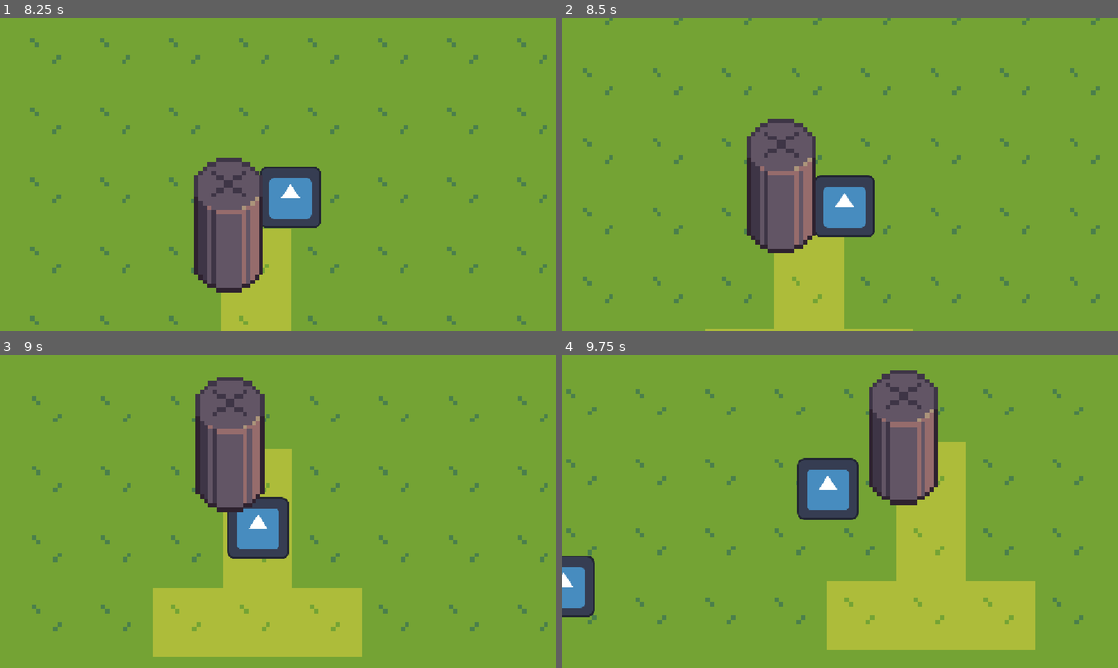
Above: before the commit, frames 1-4 (two rows, left to right).
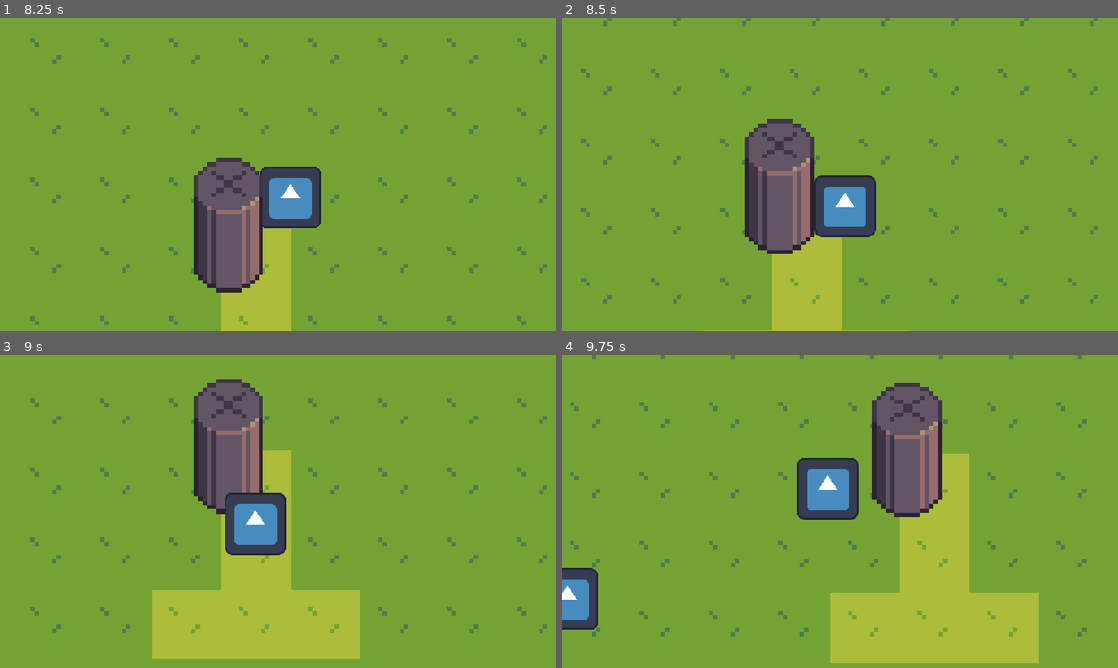
Above: after the commit, the same moments.

Repository: whyfren/HavenJakartaPrepare
Game: Godot game, scene res://main.tscn
Two runs of this game, one before a commit and one after it. Both use one fixed random seed, a clock stepped at 60 frames per second and the inputs below. The engine's default icon, where the game draws it, is replaced by a stand-in: a white triangle on a blue panel in a dark square.
Inputs:
- Up to frame 1 (8.25 s): tap Enter at 0.5 s; hold W (up) 0.53-2.03 s; hold A (left) 2.03-3.53 s; hold S (down) 3.53-4.28 s; hold D (right) 4.28-5.03 s; hold W (up) 5.03-5.78 s; hold D (right) 5.78-8.03 s; hold S (down) from 8.03 s (still down)
- Up to frame 2 (8.5 s): keep holding S (down)
- Up to frame 3 (9 s): release S (down) at 8.78 s; hold A (left) from 8.78 s (still down)
- Up to frame 4 (9.75 s): release A (left) at 9.53 s; hold W (up) from 9.53 s (still down)

Frame 1 is identical in both runs. In frame 2, 2.9% of the frame differs, in the area x 3-97%, y 0-100%; in frame 3, 4.3%; in frame 4, 10%, in the area x 0-95%, y 0-99%.

Commit message:
Y-Sort

Diff:
--- a/chest.tscn
+++ b/chest.tscn
@@ -3,7 +3,7 @@
 [ext_resource type="Texture2D" uid="uid://c1iy3f35w4ptl" path="res://asset/obstacle/Chest_black.png" id="1_twpm2"]
 
 [sub_resource type="RectangleShape2D" id="RectangleShape2D_i1qwp"]
-size = Vector2(54, 35)
+size = Vector2(54, 23)
 
 [node name="chest" type="StaticBody2D" unique_id=2061638180]
 position = Vector2(675, 241)
@@ -14,5 +14,5 @@
 texture = ExtResource("1_twpm2")
 
 [node name="CollisionShape2D" type="CollisionShape2D" parent="." unique_id=1831067495]
-position = Vector2(-52, 15.5)
+position = Vector2(-52, 21.5)
 shape = SubResource("RectangleShape2D_i1qwp")
--- a/main.tscn
+++ b/main.tscn
@@ -11,17 +11,20 @@
 [node name="TestMap" parent="." unique_id=142838275 instance=ExtResource("1_h2yge")]
 scale = Vector2(9, 9)
 
-[node name="Player" parent="." unique_id=894384731 instance=ExtResource("1_ig7tw")]
+[node name="Level" type="Node2D" parent="." unique_id=1502134837]
+y_sort_enabled = true
+
+[node name="Player" parent="Level" unique_id=894384731 instance=ExtResource("1_ig7tw")]
 position = Vector2(119, 22)
 
-[node name="Icon" type="Sprite2D" parent="." unique_id=651239542]
+[node name="Icon" type="Sprite2D" parent="Level" unique_id=651239542]
 position = Vector2(-113, -132)
 texture = ExtResource("2_0xm2m")
 
-[node name="tiang" parent="." unique_id=2061638180 instance=ExtResource("5_7mycd")]
+[node name="tiang" parent="Level" unique_id=2061638180 instance=ExtResource("5_7mycd")]
 position = Vector2(591, -445)
 scale = Vector2(3, 3)
 
-[node name="chest" parent="." unique_id=1506845970 instance=ExtResource("4_lquwl")]
+[node name="chest" parent="Level" unique_id=1506845970 instance=ExtResource("4_lquwl")]
 position = Vector2(-227.00002, 430)
 scale = Vector2(3, 3)
--- a/player.tscn
+++ b/player.tscn
@@ -3,8 +3,9 @@
 [ext_resource type="Texture2D" uid="uid://dkdhf5lg7nqk5" path="res://icon.svg" id="1_4flbx"]
 [ext_resource type="Script" uid="uid://bk4ndgvkwj88y" path="res://player.gd" id="1_onrkg"]
 
-[sub_resource type="CircleShape2D" id="CircleShape2D_nxqmq"]
-radius = 60.00833
+[sub_resource type="CapsuleShape2D" id="CapsuleShape2D_i3pqv"]
+radius = 18.0
+height = 128.0
 
 [node name="Player" type="CharacterBody2D" unique_id=894384731]
 script = ExtResource("1_onrkg")
@@ -13,7 +14,9 @@
 texture = ExtResource("1_4flbx")
 
 [node name="CollisionShape2D" type="CollisionShape2D" parent="." unique_id=648227142]
-shape = SubResource("CircleShape2D_nxqmq")
+position = Vector2(0, 46)
+rotation = -1.5707964
+shape = SubResource("CapsuleShape2D_i3pqv")
 
 [node name="Camera2D" type="Camera2D" parent="." unique_id=1315651806]
 position_smoothing_enabled = true
